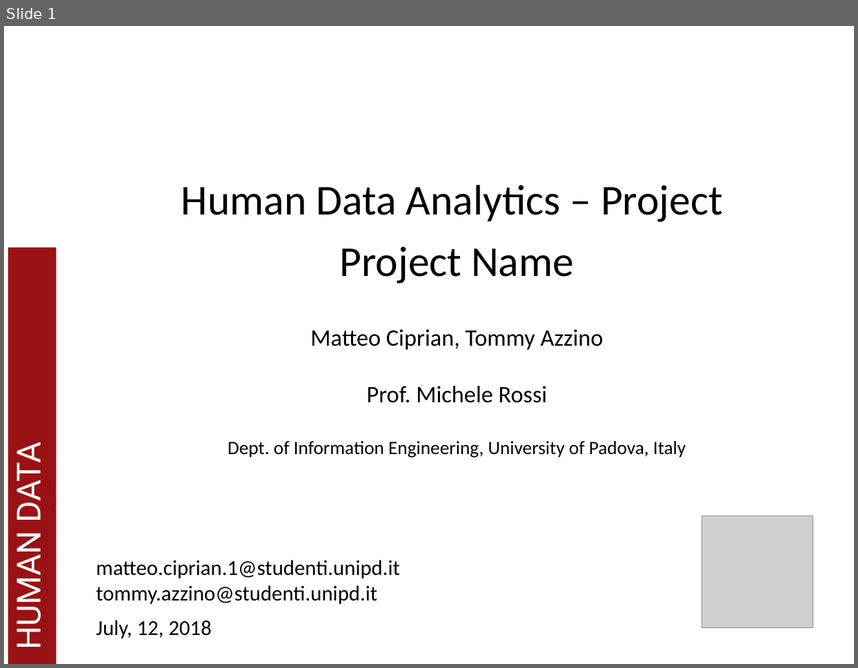
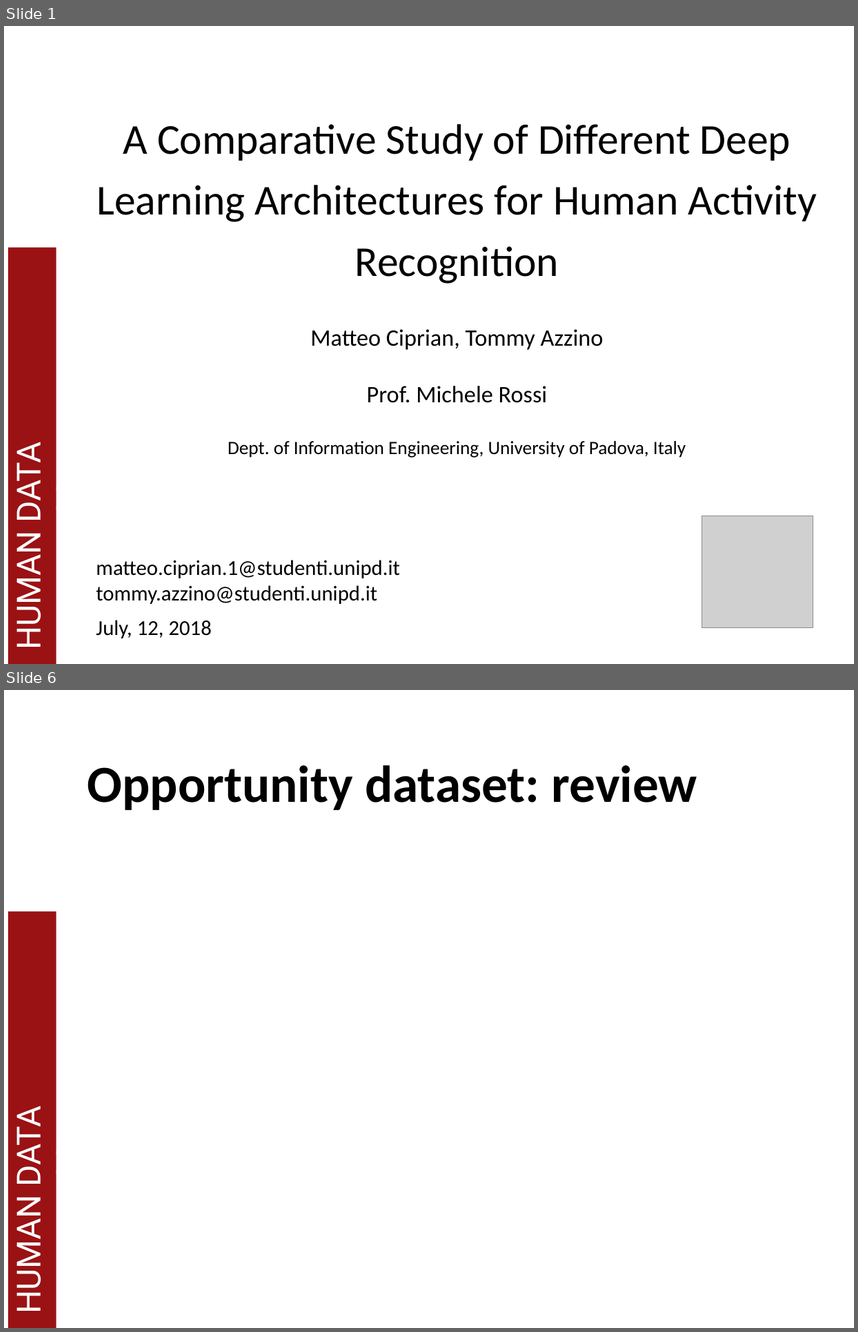
Before and after one commit to MatCip/HDA_project, a slide deck: slides_hda_project.pptx. Shown one above the other, each under a label of ours: slide 1 before the commit, slides 1 and 6 after it; the slides between them are not shown. The pictures are 858x668 and 858x1332 pixels, drawn with LibreOffice and Linux fonts; fonts in the diff are those of the drawing; grey boxes stand for pictures; background and template pictures are left out. Boxes give left, top, right and bottom in pixels: in the first picture for what was removed or moved away, otherwise in the second. Text is boxed around its words. In the diff, an @@ line names an element or a change of style, - is before the commit and + after.

```diff
--- a/slides_hda_project.pptx
+++ b/slides_hda_project.pptx
@@ slide 6 added at [4, 690, 854, 1328], background #FFFFFF; not listed: 2 template elements that a slide beside it also shows @@
@@ title added at [87, 765, 697, 810], 44 pt, text #000000, bold @@
+Opportunity dataset: review
@@ slide 1 changed as well @@
@@ title at [96, 124, 817, 283]: text changed @@
-Human Data Analytics – Project
-Project Name
+A Comparative Study of Different Deep Learning Architectures for Human Activity Recognition
```
Also in this commit, not shown: 2 other slides changed, 14 other slides added, 12 slides removed, 2 other files.
